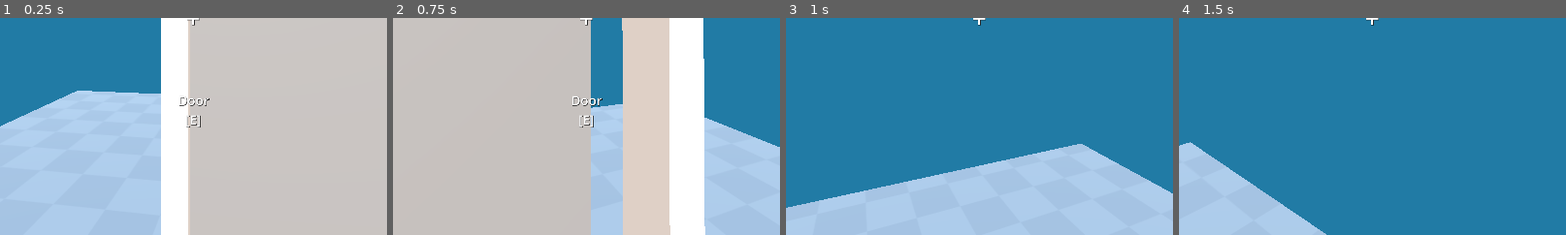
Above: before the commit, frames 1-4 (left to right).
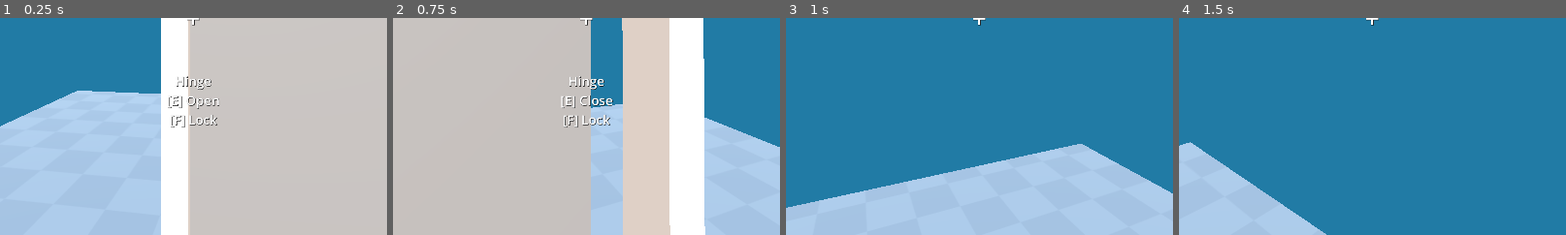
Above: after the commit, the same moments.

Repository: rajariandhana/BaseGame
Game: Godot game, scene res://game.tscn
Two runs of this game, one before a commit and one after it. Both use one fixed random seed, a clock stepped at 60 frames per second and the inputs below.
Inputs (mouse positions are % of the whole screen's width and height, from its top left):
- Up to frame 1 (0.25 s): no input
- Up to frame 2 (0.75 s): tap Enter at 0.5 s; move the mouse to (55, 50) at 0.52 s; hold W (move_forward) from 0.53 s (still down); tap E (interact_e) at 0.6 s; click (55, 50) at 0.67 s
- Up to frame 3 (1 s): keep holding W (move_forward); tap Space (jump) at 0.77 s; tap F (interact_f) at 0.8 s
- Up to frame 4 (1.5 s): keep holding W (move_forward); move the mouse to (45, 50) at 1.27 s; tap F (interact_f) at 1.35 s; click (45, 50) at 1.42 s
The pictures show only the part of the screen within x 25-75%, y 50-100%; the shares and areas given below are measured in that part.

The runs differ from the first frame. In frame 1, 0.7% of the frame differs, in the area x 43-57%, y 26-51%; in frame 2, 1.0%; in frame 3, nothing differs; in frame 4, nothing differs.

Commit message:
feat: multi interaction keys

Diff:
--- a/box.gd
+++ b/box.gd
@@ -25,7 +25,7 @@
 	mesh_instance_3d.material_overlay = mat
 	mat.albedo_color = color
 
-func interact(body) -> void:
+func interact(action, body) -> void:
 	toggle = !toggle
 	if toggle:
 		set_overlay_color(color_secondary)
--- a/box.tscn
+++ b/box.tscn
@@ -10,6 +10,9 @@
 
 [node name="Box" type="StaticBody3D"]
 script = ExtResource("2_oq5cr")
+interactions = Dictionary[String, String]({
+"interact_e": "toggle"
+})
 
 [node name="MeshInstance3D" type="MeshInstance3D" parent="."]
 material_override = SubResource("StandardMaterial3D_oq5cr")
--- a/door.gd
+++ b/door.gd
@@ -4,13 +4,31 @@
 @onready var animation_player: AnimationPlayer = $"../AnimationPlayer"
 
 var is_open: bool = false
+var is_locked: bool = false
 
-func interact(body):
-	toggle()
+func interact(action, body):
+	if action == "interact_e":
+		toggle_open()
+	elif action == "interact_f":
+		toggle_lock()
 
-func toggle():
+func toggle_lock():
+	is_locked = !is_locked
+	if is_locked:
+		interactions["interact_f"] = "Unlock"
+	else:
+		interactions["interact_f"] = "Lock"
+
+func toggle_open():
+	if is_locked:
+		return
 	if !is_open:
+		is_open = true
 		animation_player.play("door_open")
+		interactions["interact_e"] = "Close"
+		await animation_player.animation_finished
 	else:
 		animation_player.play_backwards("door_open")
-	is_open = !is_open
+		await animation_player.animation_finished
+		is_open = false
+		interactions["interact_e"] = "Open"
--- a/door.tscn
+++ b/door.tscn
@@ -6,6 +6,22 @@
 
 [sub_resource type="ConcavePolygonShape3D" id="ConcavePolygonShape3D_ba8gm"]
 data = PackedVector3Array(-0.5, 0.5, 0.5, 0.5, 0.5, 0.5, -0.5, -0.5, 0.5, 0.5, 0.5, 0.5, 0.5, -0.5, 0.5, -0.5, -0.5, 0. …(500 unchanged characters)…
+
+resource_name = "door_open"
+[sub_resource type="Animation" id="Animation_v6xrn"]
+length = 0.001
+tracks/0/type = "value"
+tracks/0/imported = false
+tracks/0/enabled = true
+tracks/0/path = NodePath(".:rotation")
+tracks/0/interp = 1
+tracks/0/loop_wrap = true
+tracks/0/keys = {
+"times": PackedFloat32Array(0),
+"transitions": PackedFloat32Array(1),
+"update": 0,
+"values": [Vector3(0, 0, 0)]
+}
 
 [sub_resource type="Animation" id="Animation_ba8gm"]
 resource_name = "door_open"
@@ -20,21 +36,6 @@
 "transitions": PackedFloat32Array(1, 1),
 "update": 0,
 "values": [Vector3(0, 0, 0), Vector3(0, 1.5708, 0)]
-}
-
-[sub_resource type="Animation" id="Animation_v6xrn"]
-length = 0.001
-tracks/0/type = "value"
-tracks/0/imported = false
-tracks/0/enabled = true
-tracks/0/path = NodePath(".:rotation")
-tracks/0/interp = 1
-tracks/0/loop_wrap = true
-tracks/0/keys = {
-"times": PackedFloat32Array(0),
-"transitions": PackedFloat32Array(1),
-"update": 0,
-"values": [Vector3(0, 0, 0)]
 }
 
 [sub_resource type="AnimationLibrary" id="AnimationLibrary_0phs7"]
@@ -53,7 +54,10 @@
 [node name="Hinge" type="StaticBody3D" parent="."]
 transform = Transform3D(1, 0, 0, 0, 1, 0, 0, 0, 1, -0.8, 0, 0)
 script = ExtResource("1_ba8gm")
-hover_message = "Door"
+interactions = Dictionary[String, String]({
+"interact_e": "Open",
+"interact_f": "Lock"
+})
 
 [node name="Panel" type="MeshInstance3D" parent="Hinge"]
 transform = Transform3D(1.6, 0, 0, 0, 2.8, 0, 0, 0, 0.2, 0.8, 1.4, 0)
--- a/game.tscn
+++ b/game.tscn
@@ -43,7 +43,6 @@
 transform = Transform3D(1.39944, 0, -0.539971, 0, 1.5, 0, 0.539971, 0, 1.39944, 0.959636, 0.75, 3.39986)
 color_primary = "#00FF00"
 color_secondary = "#FFFF00"
-interact_key = "interact_f"
 
 [node name="Door1" parent="." instance=ExtResource("3_feb5d")]
 transform = Transform3D(1, 0, 0, 0, 1, 0, 0, 0, 1, 0.101004, 0, -2.34434)
--- a/interactable.gd
+++ b/interactable.gd
@@ -2,7 +2,8 @@
 class_name Interactable
 
 @export var hover_message: String
-@export var interact_key: String = "interact_e"
+# Key is input map, Value is default description
+@export var interactions: Dictionary[String, String]
 
 func mouse_button_to_text(button: int) -> String:
 	match button:
@@ -19,25 +20,28 @@
 		_:
 			return "Mouse %d" % button
 
-func get_prompt():
-	var key_name = ""
-	for event in InputMap.action_get_events(interact_key):
+func get_action_key_name(action) -> String:
+	for event in InputMap.action_get_events(action):
 		if event is InputEventKey:
-			key_name = event.as_text_physical_keycode()
+			return event.as_text_physical_keycode()
 			break
 		elif event is InputEventMouseButton:
-			key_name = mouse_button_to_text(event.button_index)
-			break
-	var result: String = ""
+			return mouse_button_to_text(event.button_index)
+	return ""
+
+func get_prompt():
+	var lines := []
 	if hover_message:
-		result += hover_message
+		lines.append(hover_message)
 	else:
-		result += "I am " + name
-	result += "\n[" + key_name + "]"
-	return result
+		lines.append(name)
+	for action in interactions.keys():
+		var msg = "[" + get_action_key_name(action) + "] " + interactions[action]
+		lines.append(msg)
+	return "\n".join(lines)
 
-func interact(body):
-	print("Interacting with " + name)
+func interact(action: String, body):
+	print("Action:", action, "on", name)
 
 func hover_enter(body):
 	pass
--- a/player.gd
+++ b/player.gd
@@ -42,12 +42,13 @@
 		if collider is Interactable:
 			hover_message.text = collider.get_prompt()
 			collider.hover_enter(owner)
-			if Input.is_action_just_pressed(collider.interact_key):
-				collider.interact(owner)
-			if interacting != collider:
-				if interacting:
-					interacting.hover_exit(owner)
-				interacting = collider
+			for action in collider.interactions.keys():
+				if Input.is_action_just_pressed(action):
+					collider.interact(action, owner)
+				if interacting != collider:
+					if interacting:
+						interacting.hover_exit(owner)
+					interacting = collider
 	else:
 		if interacting:
 			interacting.hover_exit(owner)
